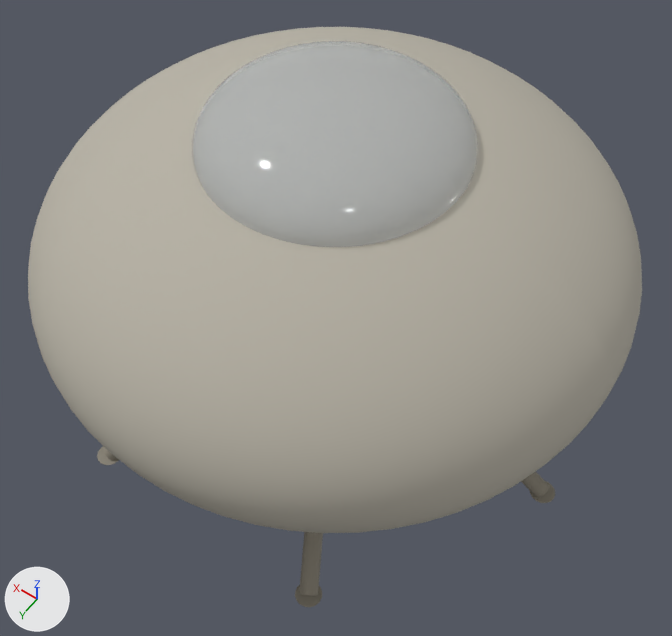
The glTF model public/models/ufoathome-valensole-craft/craft.gltf: old version first, new version second.
Rendered twice from a 50 mm lens placed at (-2.14, 2.99, 5.29), pointed at (-0.17, 0.23, 0.95). The axes (+X, +Y, +Z) are drawn at lower left. The lights are the same throughout. The first picture is the older version.

Objects in the first picture: 'cupola', 'hull', 'leg-5' and 5 more.
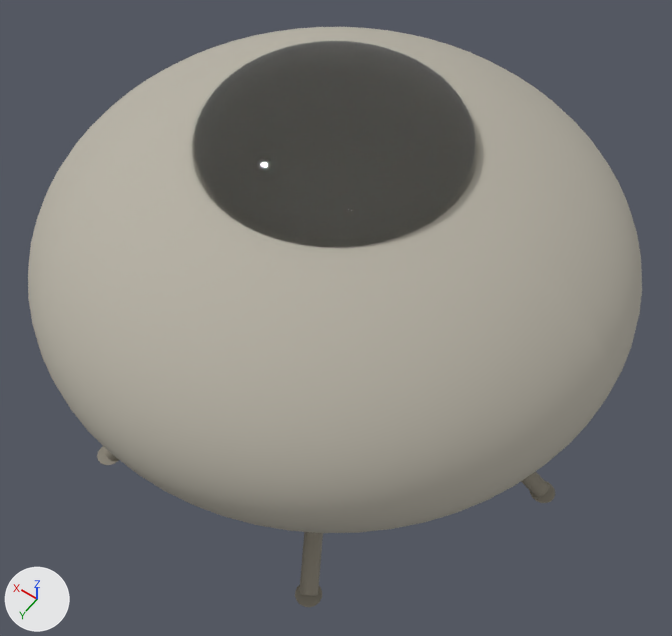
Boxes (x1, y1, x2, y2) around the edits, measured in the pictures (672 x 636 px):
'cupola', surface changed
    both: (192, 41, 478, 247)

Patch to the scene script:
```diff
--- a/public/models/ufoathome-valensole-craft/craft.gltf.py
+++ b/public/models/ufoathome-valensole-craft/craft.gltf.py
@@ mat_cupola @@
 mat_cupola.roughness = 0.08
-mat_cupola.alpha = 0.45
+mat_cupola.transmission_weight = 1.0
```
